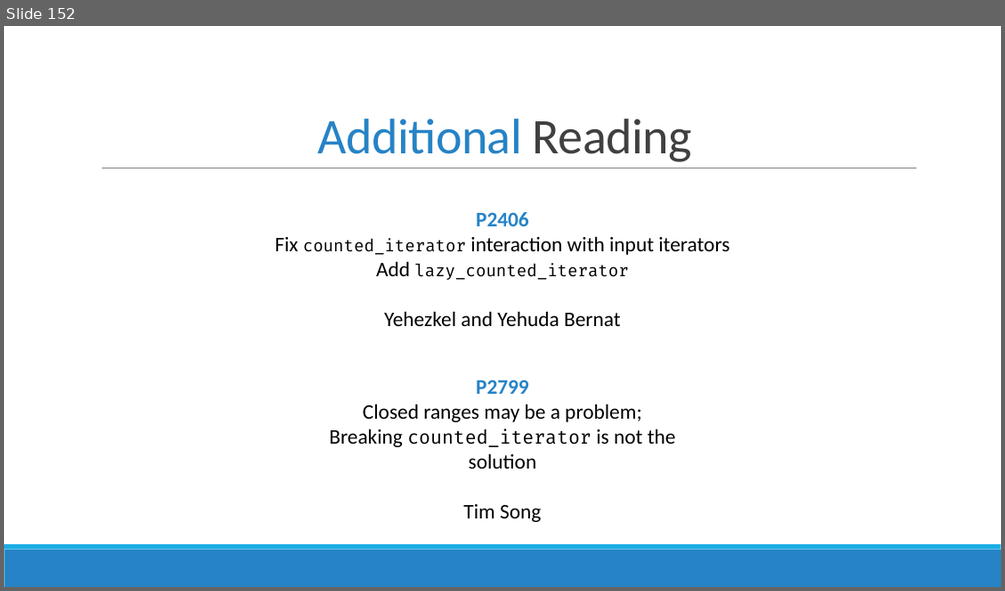
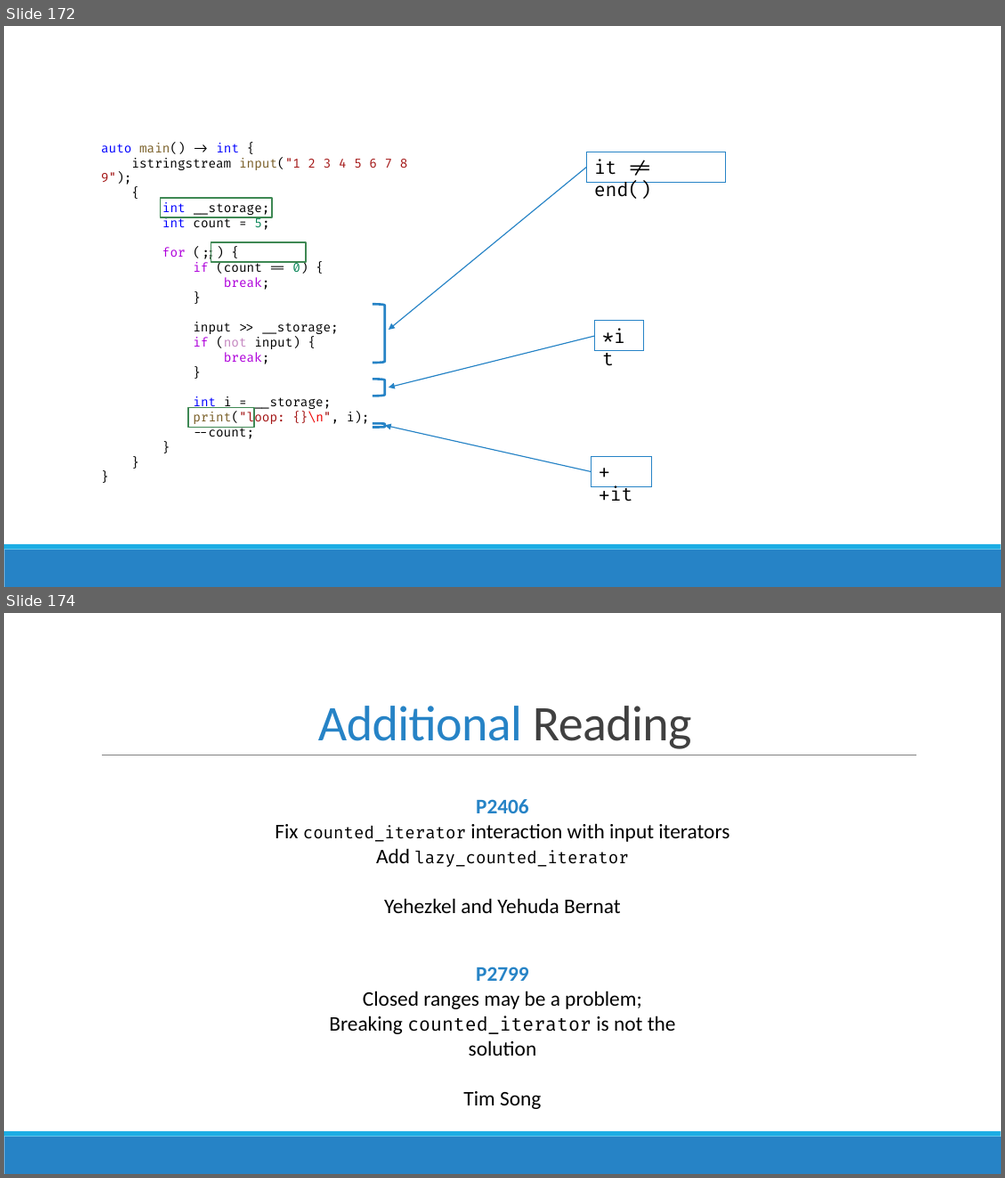
Before and after one commit to brevzin/cpp_proposals, a slide deck: talks/202305_cppnow/take(5).pptx. Shown one above the other, each under a label of ours: slide 152 before the commit, slides 172 and 174 after it; the slides between them are not shown. The pictures are 1005x591 and 1005x1178 pixels, drawn with LibreOffice and Linux fonts; fonts in the diff are those of the drawing. Boxes give left, top, right and bottom in pixels: in the first picture for what was removed or moved away, otherwise in the second. Text is boxed around its words. In the diff, an @@ line names an element or a change of style, - is before the commit and + after.

```diff
--- a/talks/202305_cppnow/take(5).pptx
+++ b/talks/202305_cppnow/take(5).pptx
@@ slide 172 added at box(4, 26, 1001, 587), background #FFFFFF; not listed: 2 template elements that a slide beside it also shows @@
@@ text added at box(101, 142, 408, 439), 12 pt, text #000000 @@
+auto main() -> int {
+istringstream input("1 2 3 4 5 6 7 8 9");
+{
+int __storage;
+int count = 5;
+for (;;) {
+if (count == 0) {
+break;
+}
+input >> __storage;
+if (not input) {
+break;
+}
+int i = __storage;
+print("loop: {}\n", i);
+--count;
+}
+}
+}
@@ rectangle added at box(587, 151, 726, 182), outline #2683C6 0.75 pt, 18 pt, text #000000 @@
+it != end()
@@ arrow added from (587, 167) to (388, 329), #2683C6 1 pt @@
@@ rectangle added at box(161, 198, 273, 217), outline #3E8853 1.5 pt @@
@@ rectangle added at box(211, 243, 306, 263), outline #3E8853 1.5 pt @@
@@ right bracket added at box(372, 305, 386, 362), outline #2683C6 2.25 pt @@
@@ arrow added from (595, 336) to (388, 387), #2683C6 1 pt @@
@@ rectangle added at box(595, 321, 643, 351), outline #2683C6 0.75 pt, 18 pt, text #000000 @@
+*it
@@ right bracket added at box(372, 379, 386, 396), outline #2683C6 2.25 pt @@
@@ rectangle added at box(189, 408, 254, 426), outline #3E8853 1.5 pt @@
@@ right bracket added at box(372, 423, 386, 426), outline #2683C6 2.25 pt @@
@@ arrow added from (591, 472) to (385, 426), #2683C6 1 pt @@
@@ rectangle added at box(591, 457, 652, 487), outline #2683C6 0.75 pt, 18 pt, text #000000 @@
+++it
@@ what was slide 152 is now slide 174 @@
```
Also in this commit, not shown: 6 slides changed, 25 other slides added, 4 slides removed.
